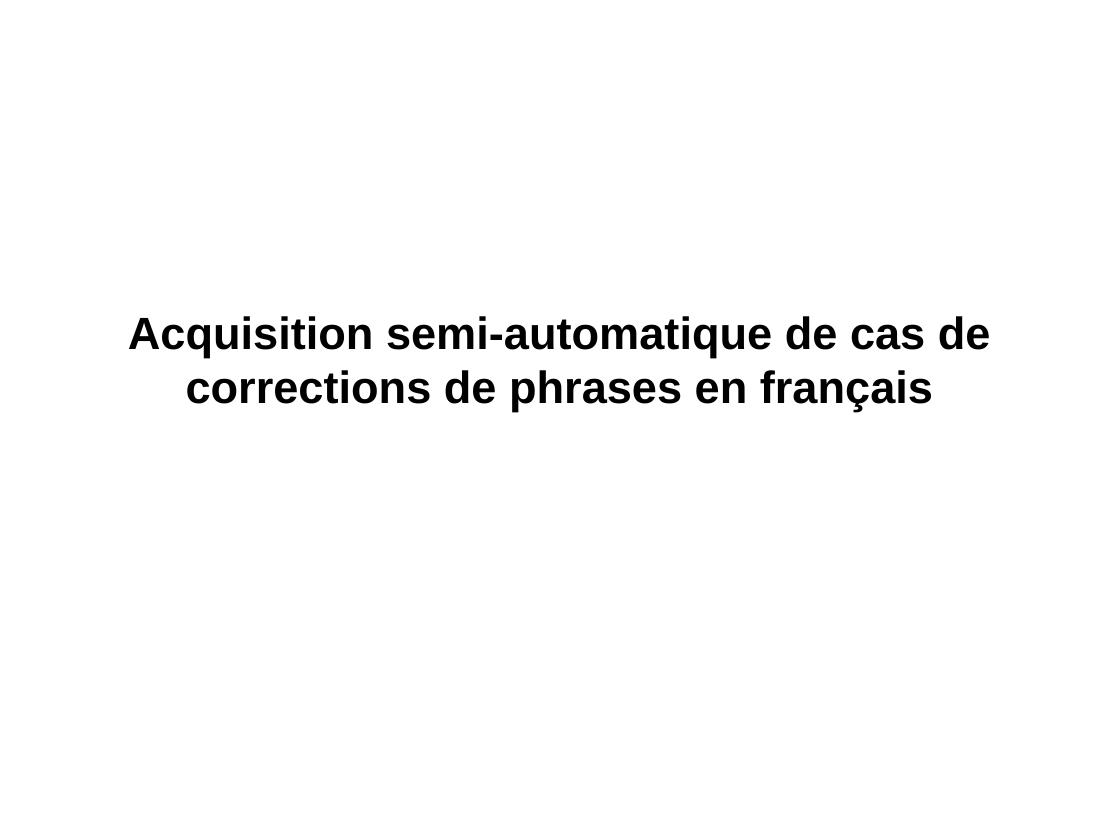
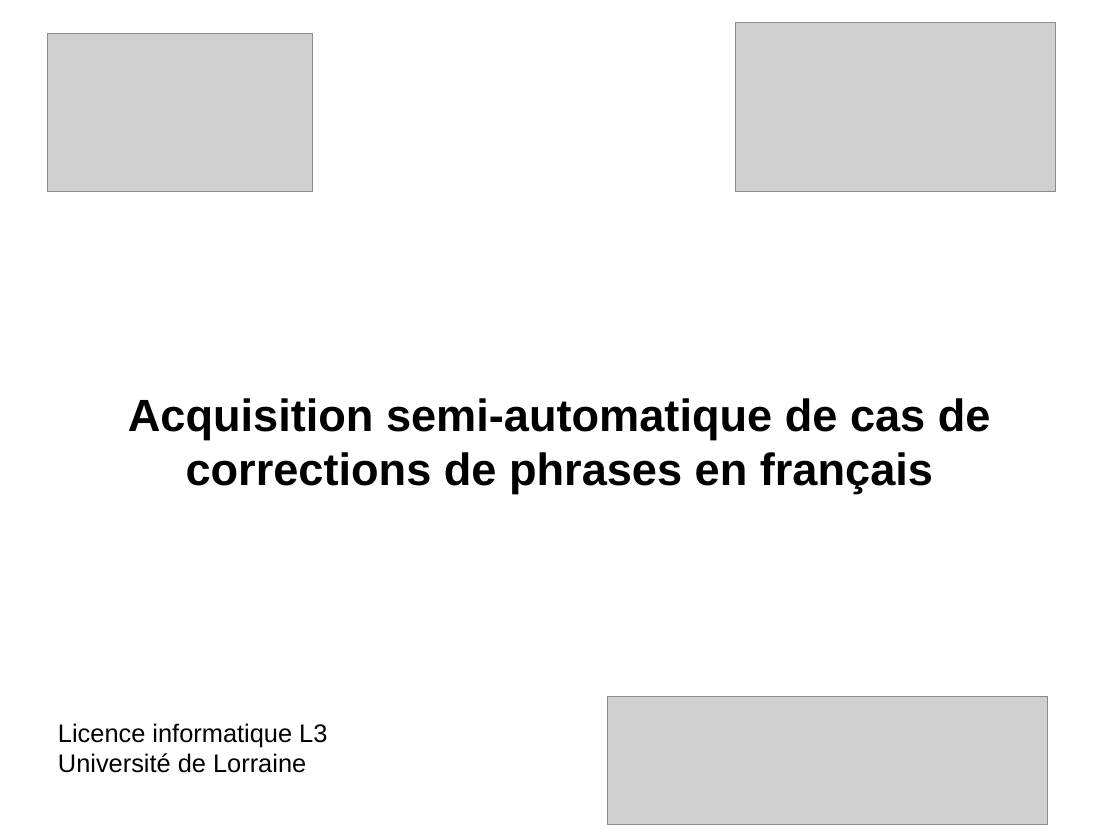
Before and after one commit to Sle3pingForest/StageL3, a slide deck: slide 1 of RapportDamien/presentation.odp. Drawn at 1120x840 pixels with LibreOffice and Linux fonts; fonts in the diff are those of the drawing; grey boxes stand for pictures. Boxes give left, top, right and bottom in pixels: in the first picture for what was removed or moved away, otherwise in the second. Text is boxed around its words. In the diff, an @@ line names an element or a change of style, - is before the commit and + after.

```diff
--- a/RapportDamien/presentation.odp
+++ b/RapportDamien/presentation.odp
@@ picture added at (736, 22, 1056, 192) @@
@@ picture added at (48, 34, 312, 192) @@
@@ subtitle "Acquisition semi-automatique de cas de ...": place and size @@
-subtitle "Acquisition semi-automatique de cas de ..." at (128, 316, 991, 412)
+subtitle "Acquisition semi-automatique de cas de ..." at (128, 398, 991, 493)
@@ picture added at (608, 696, 1048, 824) @@
@@ text added at (58, 723, 327, 773), 18 pt, text #000000 @@
+Licence informatique L3
+Université de Lorraine
```
Also in this commit, not shown: 4 other slides changed, 2 slides added, 2 other files.
